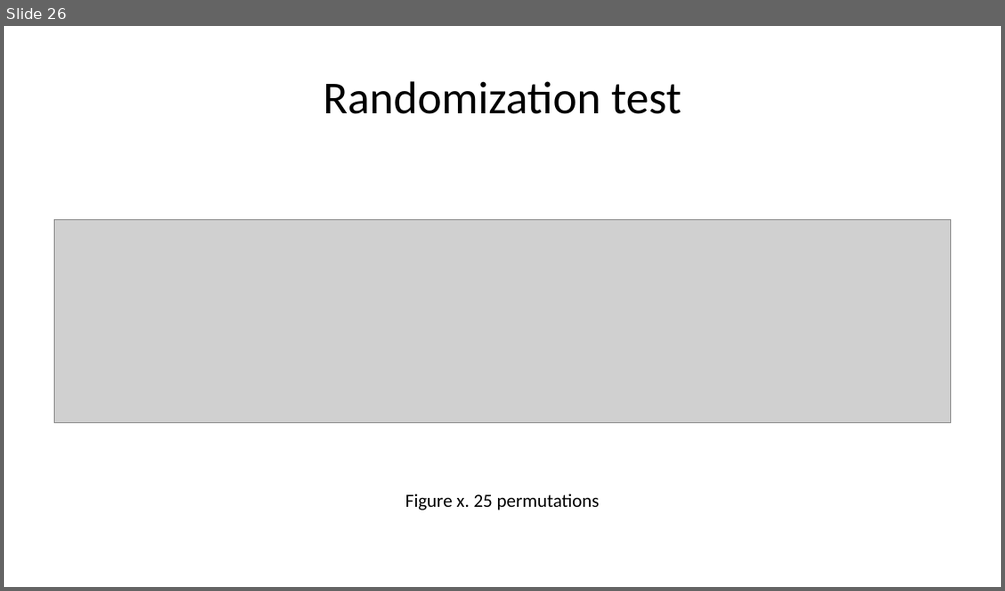
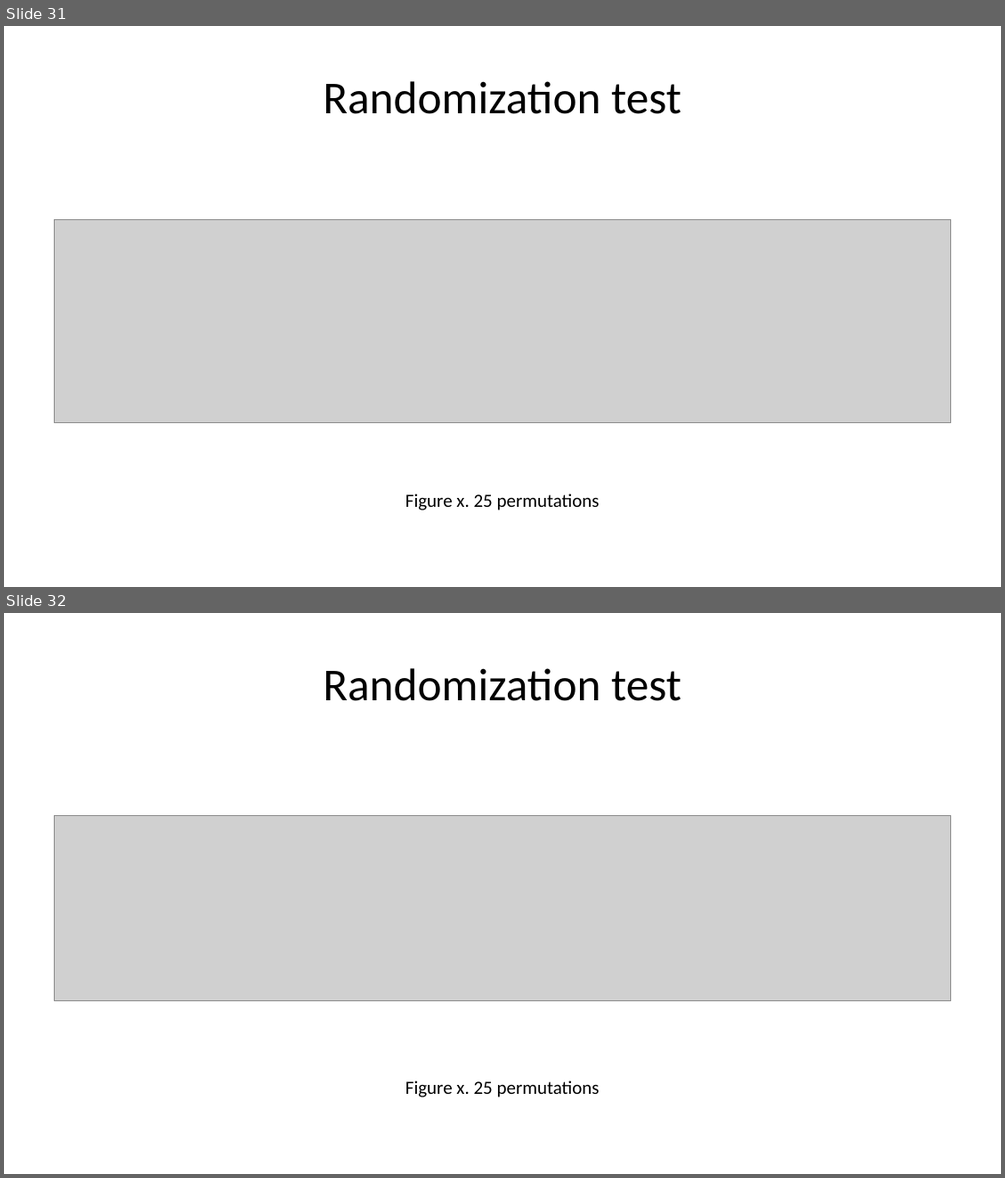
Before and after one commit to pmean/talks, a slide deck: exact-tests/results/exact-and-randomization-tests.pptx. Shown one above the other, each under a label of ours: slide 26 before the commit, slides 31 and 32 after it. The pictures are 1005x591 and 1005x1178 pixels, drawn with LibreOffice and Linux fonts; fonts in the diff are those of the drawing; grey boxes stand for pictures. Boxes give left, top, right and bottom in pixels: in the first picture for what was removed or moved away, otherwise in the second. Text is boxed around its words. In the diff, an @@ line names an element or a change of style, - is before the commit and + after.

```diff
--- a/exact-tests/results/exact-and-randomization-tests.pptx
+++ b/exact-tests/results/exact-and-randomization-tests.pptx
@@ slide 32 added at [4, 613, 1001, 1174], background #FFFFFF @@
@@ title added at [323, 668, 681, 701], 44 pt, text #000000 @@
+Randomization test
@@ picture added at [54, 816, 952, 1000] @@
@@ text added at [405, 1080, 599, 1097], 18 pt, text #000000 @@
+Figure x. 25 permutations
@@ what was slide 26 is now slide 31 @@
```
Also in this commit, not shown: 6 other slides added, 1 other file.
